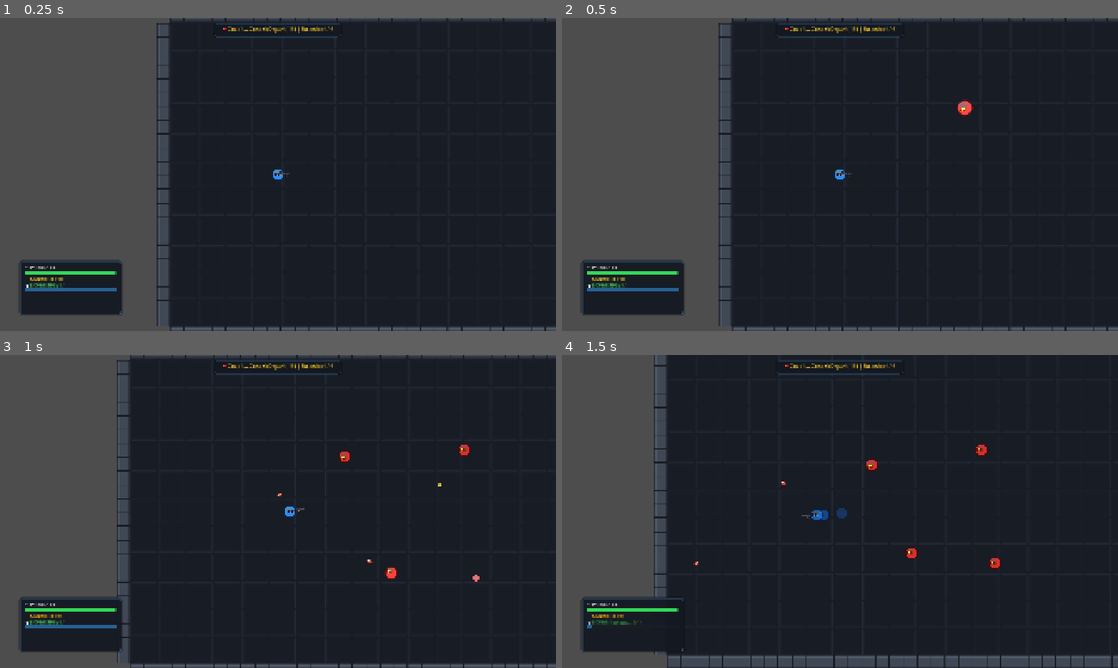
Above: before the commit, frames 1-4 (two rows, left to right).
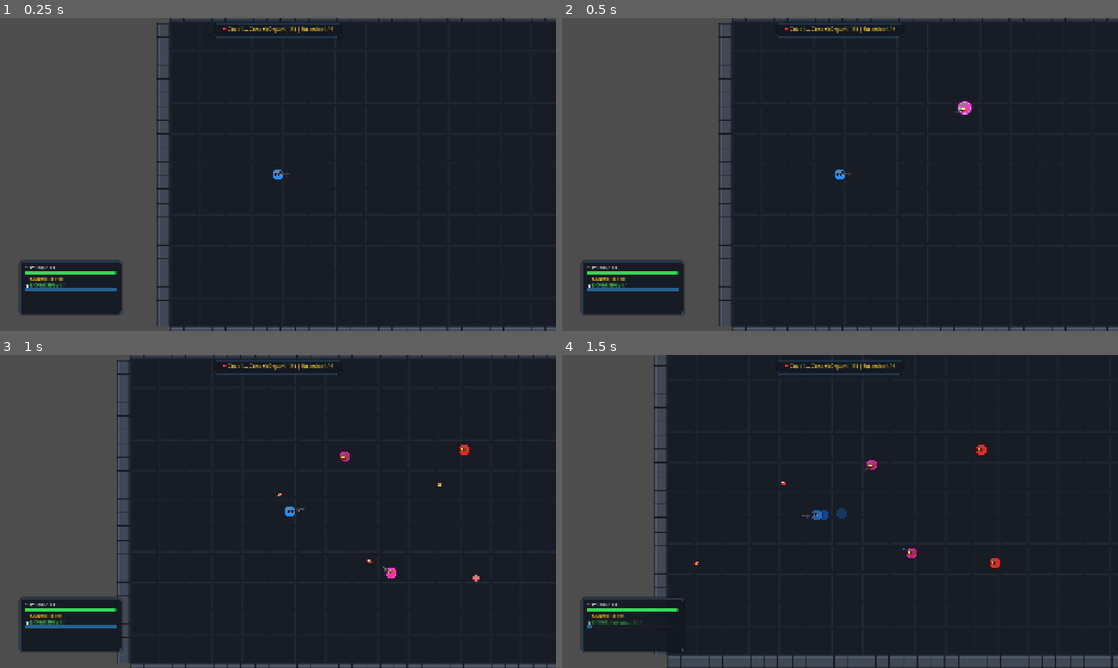
Above: after the commit, the same moments.

Repository: nparvedy/bullet-drop
Game: Godot game, scene res://scenes/levels/Zone1.tscn
Same seed, same stepped clock (60 frames per second), same inputs: the game is played once before the commit and once after it.
Inputs (mouse positions are in pixels of both pictures, inside the frame that each line leads up to):
- Up to frame 1 (0.25 s): no input
- Up to frame 2 (0.5 s): no input
- Up to frame 3 (1 s): move the mouse to (400, 495) at 0.52 s; press the mouse at (400, 495) at 0.53 s; hold D (move_right) from 0.53 s (still down)
- Up to frame 4 (1.5 s): move the mouse to (728, 527) at 1.27 s; release D (move_right) at 1.28 s; release the mouse at (728, 527) at 1.28 s; hold S (move_down) from 1.28 s (still down); tap Shift (dash) at 1.35 s

Frame 1 is identical in both runs. In frame 2, 0.1% of the frame differs, in the area x 71-74%, y 26-32%; in frame 3, 0.1%, in the area x 60-72%, y 30-72%; in frame 4, 0.1%.

Commit message:
fix drop et arme

Diff:
--- a/scripts/entities/enemies/Enemy.gd
+++ b/scripts/entities/enemies/Enemy.gd
@@ -11,7 +11,12 @@
 @export var damage: float = 30.0
 
 @export_group("Capacités de Combat")
-@export var can_shoot: bool = false
+@export var can_shoot: bool = false:
+	set(value):
+		can_shoot = value
+		if is_node_ready():
+			_update_appearance()
+
 @export var shoot_interval: float = 1.0
 @export var bullet_scene: PackedScene
 @export var ammo_drop_scene: PackedScene
@@ -187,11 +192,17 @@
 	bullet.speed = 650.0
 	bullet.direction = dir
 	bullet.rotation = dir.angle()
-	bullet.global_position = global_position + dir * 20.0
+
+	var spawn_pos = global_position + dir * 20.0
 
 	# Ajout au parent direct (la Room ou le Niveau)
 	if get_parent():
 		get_parent().add_child(bullet)
+		bullet.global_position = spawn_pos
+	else:
+		add_child(bullet)
+		bullet.global_position = spawn_pos
+
 
 func _find_player() -> void:
 	if not target_player or not is_instance_valid(target_player):
@@ -266,14 +277,17 @@
 	if not target_container:
 		return
 
+	# Mémorisation précise de la position globale de mort
+	var death_pos = global_position
+
 	# Drop de munitions
 	if ammo_drop_scene:
 		var drop = ammo_drop_scene.instantiate()
-		drop.global_position = global_position
+		target_container.add_child(drop) # 👈 add_child en premier
+		drop.global_position = death_pos # 👈 global_position en second
 		drop.ammo_amount = 5
-		target_container.call_deferred("add_child", drop)
-
-	# Drop de bonus
+
+	# 2. Drop de bonus (20% de base + upgrades)
 	var bonus_chance = 0.20
 	var sm = get_node_or_null("/root/SaveManager") if is_inside_tree() else null
 	if sm:
@@ -282,5 +296,5 @@
 
 	if randf() <= bonus_chance and bonus_drop_scene:
 		var bonus = bonus_drop_scene.instantiate()
-		bonus.global_position = global_position + Vector2(randf_range(-15, 15), randf_range(-15, 15))
-		target_container.call_deferred("add_child", bonus)
+		target_container.add_child(bonus) # 👈 add_child en premier
+		bonus.global_position = death_pos + Vector2(randf_range(-15, 15), randf_range(-15, 15))
--- a/scripts/weapons/AmmoDrop.gd
+++ b/scripts/weapons/AmmoDrop.gd
@@ -11,6 +11,7 @@
 
 func _ready() -> void:
 	# Layer 6 (Drops = 32), Mask 2 (Player = 2)
+	top_level = true
 	collision_layer = 32
 	collision_mask = 2
 	initial_pos_y = position.y
--- a/scripts/weapons/BonusDrop.gd
+++ b/scripts/weapons/BonusDrop.gd
@@ -30,6 +30,7 @@
 @onready var background_rect: ColorRect = $Visual/Background
 
 func _ready() -> void:
+	top_level = true
 	base_y = position.y
 	# Choix aléatoire du type si non forcé
 	if bonus_type == BonusType.DAMAGE and randf() < 0.85: # Default initialization
